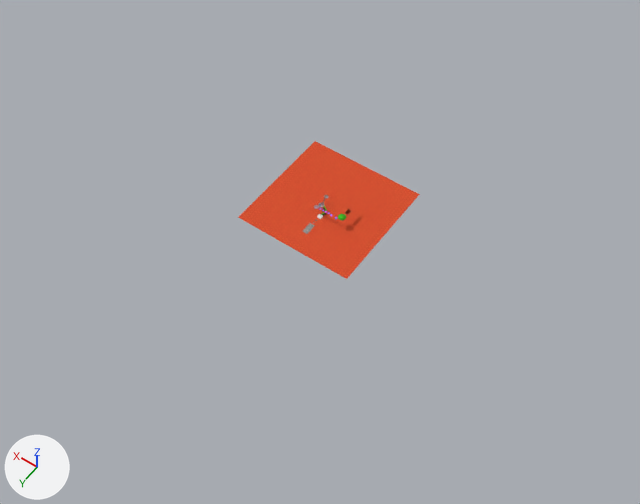
What one commit did to the OBJ model models/fireSea.obj.
Before and after are seen from a camera (50 mm lens) standing at (-153.0, 203.0, 309.0) and looking at (-6.0, -2.0, -12.0). The axes (+X, +Y, +Z) are drawn at lower left. The lights are the same throughout. Where no turn or scale is listed for an object, it has been applied to the vertices.
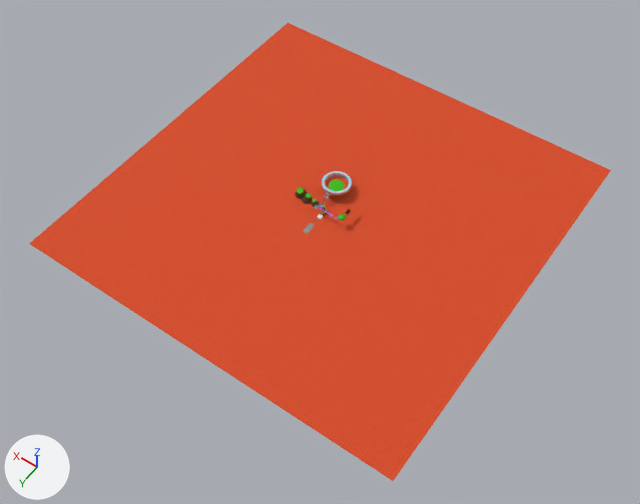
What changed in the scene script:
```text
Change me_plane001:
    used by ob_plane001; location = (0.0, 0.0, 0.0)
    remove me_plane001.from_pydata(...)  # 20 vertices, 20 faces; spans x -30.0..30.0, y -48.7..11.3, z 0.0..6.1
    add me_plane001.from_pydata(...)  # 70 vertices, 90 faces; spans x -96.0..96.0, y -114.7..77.3, z 0.0..6.1
    me_plane001 part 1: a new loose piece of 49 vertices spanning x -96.0..96.0, y -114.7..77.3, z 0.0, in mat_03___default (picture img_lava_png)
    me_plane001 part 2: a new loose piece of 17 vertices spanning x -3.3..8.7, y -33.8..-21.8, z 3.3..3.8, in mat_03___default (picture img_lava_png)
Add me_mesh006:
    me_mesh006.from_pydata(...)  # 74 vertices, 88 faces; spans x -4.01..9.39, y -34.51..-20.09, z 2.54..4.55
    me_mesh006.materials.append(mat_01___default)  # picture img_stone2_png
Add me_cylinder011:
    me_cylinder011.from_pydata(...)  # 25 vertices, 32 faces; spans x 11.97..17.98, y -19.91..-13.68, z 0.02..4.64
    # faces by material slot: [24, 8]
    me_cylinder011.materials.append(mat_material__22)  # picture img_dirt2_png
    me_cylinder011.materials.append(mat_14___default)  # picture img_grass2_png
Add me_cylinder010:
    me_cylinder010.from_pydata(...)  # 25 vertices, 32 faces; spans x 8.13..13.23, y -17.88..-12.92, z 0.02..3.89
    # faces by material slot: [24, 8]
    me_cylinder010.materials.append(mat_material__22)  # picture img_dirt2_png
    me_cylinder010.materials.append(mat_14___default)  # picture img_grass2_png
Add me_cylinder009:
    me_cylinder009.from_pydata(...)  # 24 vertices, 30 faces; spans x 3.88..7.89, y -17.59..-13.54, z 0.02..3.22
    # faces by material slot: [6, 24]
    me_cylinder009.materials.append(mat_14___default)  # picture img_grass2_png
    me_cylinder009.materials.append(mat_material__22)  # picture img_dirt2_png
Add me_cylinder008:
    me_cylinder008.from_pydata(...)  # 64 vertices, 128 faces; spans x -4.31..9.69, y -34.81..-20.81, z 6.2..6.26
    me_cylinder008.materials.append(mat_09___default)  # picture img_glass_png
Add me_cylinder007:
    me_cylinder007.from_pydata(...)  # 21 vertices, 30 faces; spans x -1.2..6.58, y -31.51..-24.11, z 3.6..3.98
    me_cylinder007.materials.append(mat_07___default)  # picture img_grass2_png
Add ob_mesh006:
    ob_mesh006 = bpy.data.objects.new('Mesh006', me_mesh006)
    ob_mesh006.location = (0.0, 0.0, 0.0)
Add ob_cylinder011:
    ob_cylinder011 = bpy.data.objects.new('Cylinder011', me_cylinder011)
    ob_cylinder011.location = (0.0, 0.0, 0.0)
Add ob_cylinder010:
    ob_cylinder010 = bpy.data.objects.new('Cylinder010', me_cylinder010)
    ob_cylinder010.location = (0.0, 0.0, 0.0)
Add ob_cylinder009:
    ob_cylinder009 = bpy.data.objects.new('Cylinder009', me_cylinder009)
    ob_cylinder009.location = (0.0, 0.0, 0.0)
Add ob_cylinder008:
    ob_cylinder008 = bpy.data.objects.new('Cylinder008', me_cylinder008)
    ob_cylinder008.location = (0.0, 0.0, 0.0)
Add ob_cylinder007:
    ob_cylinder007 = bpy.data.objects.new('Cylinder007', me_cylinder007)
    ob_cylinder007.location = (0.0, 0.0, 0.0)
```

Where the change shows, as pixel boxes (x1, y1, x2, y2) in the pictures (640 x 504 px):
'Plane001', reshaped (219% wider, 230% taller)
    before: (238, 141, 420, 279)
    after: (29, 23, 611, 481)
'Cylinder008', added
    after: (322, 171, 351, 193)
'Cylinder007', added
    after: (329, 180, 344, 191)
'Cylinder011', added
    after: (295, 188, 307, 199)
'Cylinder010', added
    after: (301, 193, 312, 204)
'Mesh006', added
    after: (322, 174, 351, 195)
'Cylinder009', added
    after: (311, 199, 319, 207)
part 1 of me_plane001, added (red)
    after: (29, 23, 611, 481)
part 2 of me_plane001, added
    after: (324, 176, 349, 195)
